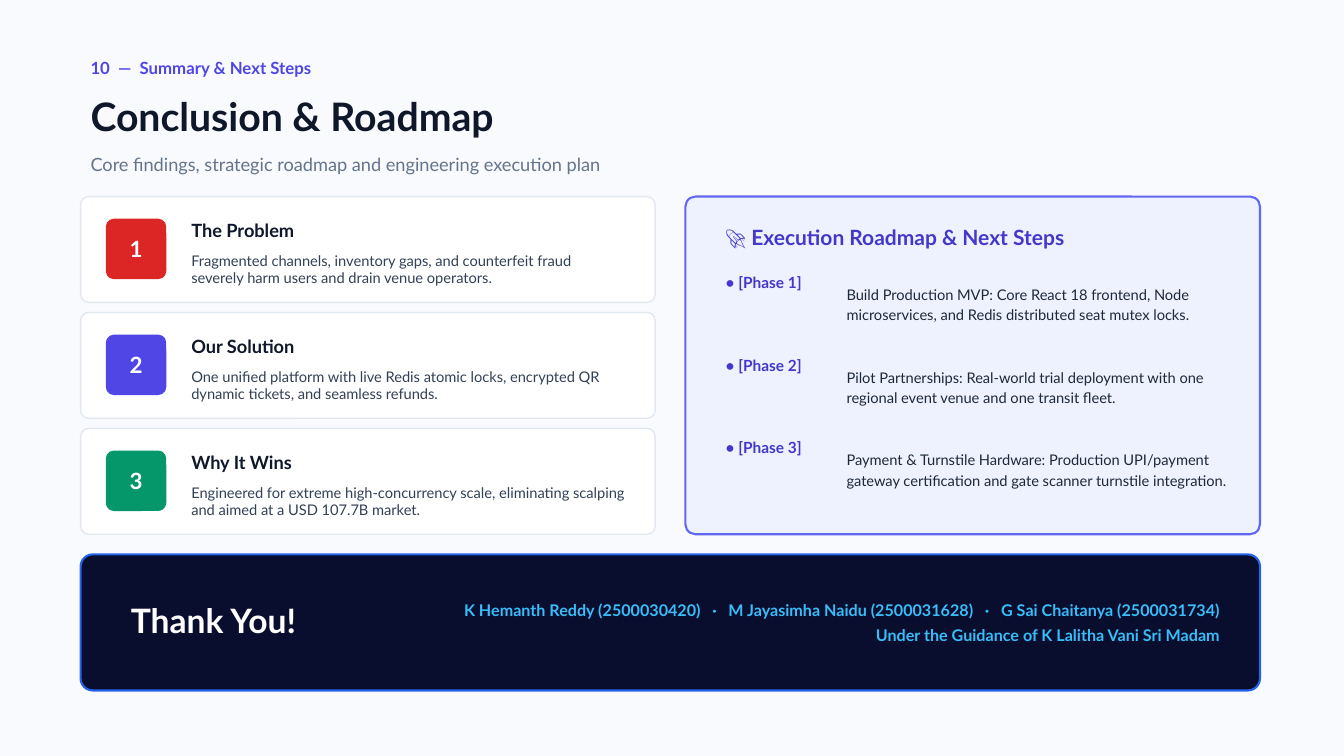
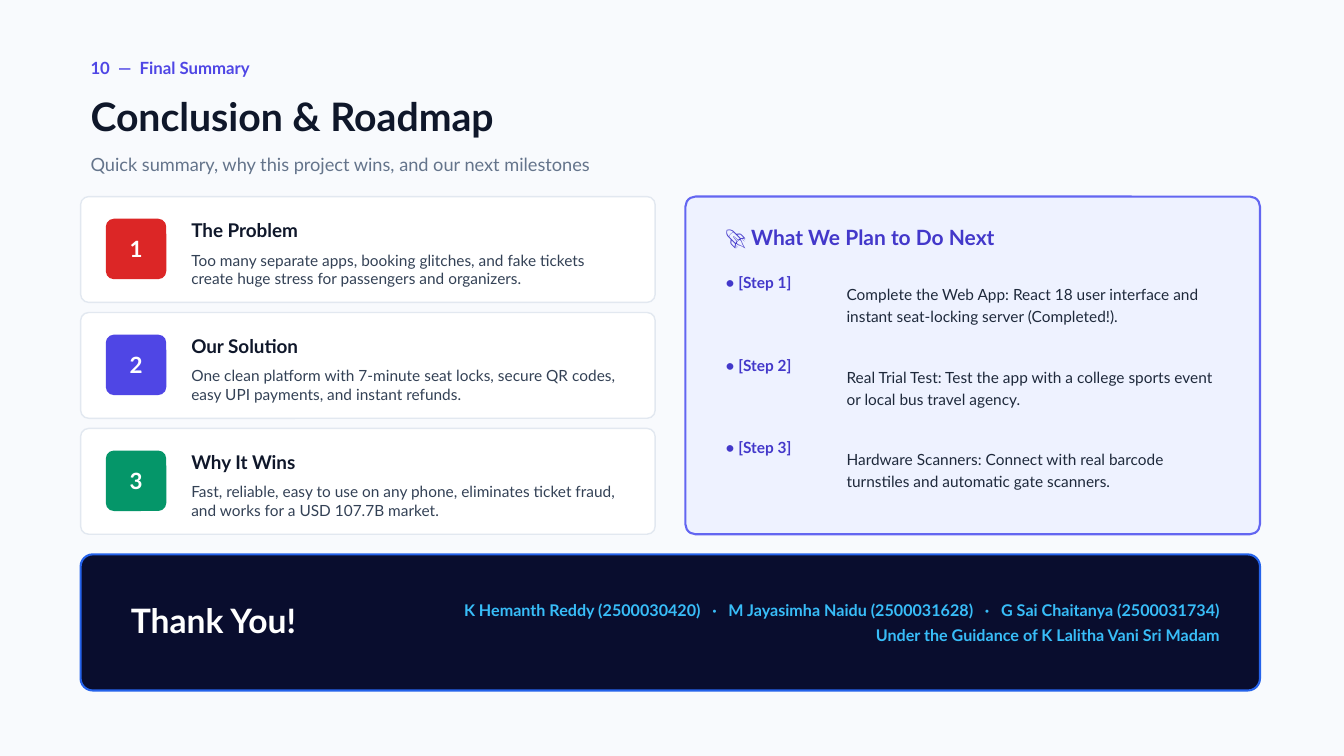
Before and after one commit to gudurusaichaitanya-eng/travelease-react, a slide deck: slide 12 of Smart_Ticket_Booking_Platform.pptx. Drawn at 1344x756 pixels with LibreOffice and Linux fonts; fonts in the diff are those of the drawing. Boxes give left, top, right and bottom in pixels: in the first picture for what was removed or moved away, otherwise in the second. Text is boxed around its words. In the diff, an @@ line names an element or a change of style, - is before the commit and + after.

Commit message:
Simplify all slide text and abstract into clear, plain English for easy presentation

```diff
--- a/Smart_Ticket_Booking_Platform.pptx
+++ b/Smart_Ticket_Booking_Platform.pptx
@@ text at [91,61,250,77]: text changed @@
-10 — Summary & Next Steps
+10 — Final Summary
@@ text at [91,157,589,175]: text changed @@
-Core findings, strategic roadmap and engineering execution plan
+Quick summary, why this project wins, and our next milestones
@@ text at [751,229,995,245]: text changed @@
-🚀 Execution Roadmap & Next Steps
+🚀 What We Plan to Do Next
@@ text at [191,254,585,287]: text changed; size 10.5 to 11 pt @@
-Fragmented channels, inventory gaps, and counterfeit fraud severely harm users and drain venue operators.
+Too many separate apps, booking glitches, and fake tickets create huge stress for passengers and organizers.
@@ text at [738,276,792,291]: text changed @@
-• [Phase 1]
+• [Step 1]
@@ text at [847,288,1198,325]: text changed; size 10.5 to 11 pt @@
-Build Production MVP: Core React 18 frontend, Node microservices, and Redis distributed seat mutex locks.
+Complete the Web App: React 18 user interface and instant seat-locking server (Completed!).
@@ text at [738,359,792,374]: text changed @@
-• [Phase 2]
+• [Step 2]
@@ text at [191,369,615,403]: text changed; size 10.5 to 11 pt @@
-One unified platform with live Redis atomic locks, encrypted QR dynamic tickets, and seamless refunds.
+One clean platform with 7-minute seat locks, secure QR codes, easy UPI payments, and instant refunds.
@@ text at [847,371,1212,408]: text changed; size 10.5 to 11 pt @@
-Pilot Partnerships: Real-world trial deployment with one regional event venue and one transit fleet.
+Real Trial Test: Test the app with a college sports event or local bus travel agency.
@@ size 13 to 13.5 pt in 3 elements at [191,223,298,237], [191,339,298,353], [191,455,295,473] @@
@@ text at [738,441,792,456]: text changed @@
-• [Phase 3]
+• [Step 3]
@@ text at [847,453,1163,490]: text changed; size 10.5 to 11 pt @@
-Payment & Turnstile Hardware: Production UPI/payment gateway certification and gate scanner turnstile integration.
+Hardware Scanners: Connect with real barcode turnstiles and automatic gate scanners.
@@ text at [191,485,614,516]: text changed; size 10.5 to 11 pt @@
-Engineered for extreme high-concurrency scale, eliminating scalping and aimed at a USD 107.7B market.
+Fast, reliable, easy to use on any phone, eliminates ticket fraud, and works for a USD 107.7B market.
```
Also in this commit, not shown: 10 other slides changed, 1 slide added, 1 slide removed, 1 other file.
